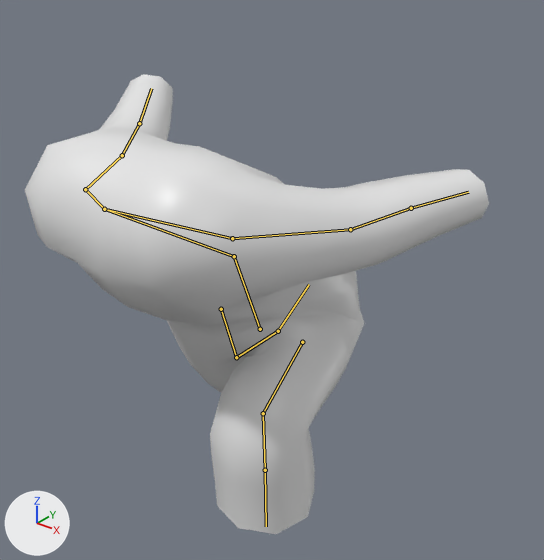
Renders of the FBX model Assets/Gameplay/Minions/minion.fbx from each side of a commit.
Before and after are seen from a 50 mm lens placed at (2.54, -3.06, 3.11), pointed at (0.13, -0.04, 1.24). The lights are fixed; the arrows at lower left show +X, +Y and +Z. Both versions are drawn at frame 8 of the action 'Running'; the numbers are the values there. The bones that bend it are drawn over the model as lines.

The first picture shows 'Minion'.
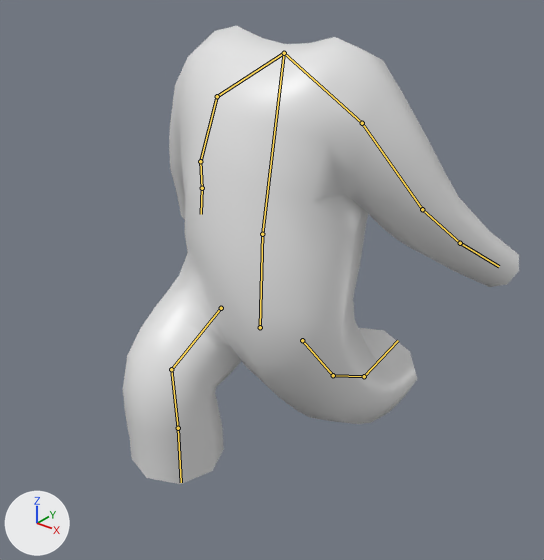
The change in detail:
Bone 'Base' (bone_base) moves from (0.0, -0.238, 0.0) to (0.0, -0.227, 0.0).
Bone 'Base' (bone_base) turns from (22, 0, 0) to (-3, 0, 0) degrees about its own x, y and z.
Bone 'Head' (bone_head) turns from (37, 0, 0) to (-8, 0, 0) degrees about its own x, y and z.
Bone 'Head R' (bone_head_r) turns from (-6, 10, -1) to (-7, 11, -1) degrees about its own x, y and z.
Bone 'ArmUpper R' (bone_armupper_r) turns from (-13, 8, -1) to (-17, 10, -2) degrees about its own x, y and z.
Bone 'ArmMid R' (bone_armmid_r) turns from (-14, 7, -1) to (-18, 9, -1) degrees about its own x, y and z.
Bone 'ArmLow R' (bone_armlow_r) turns from (4, -2, 0) to (-9, 4, 0) degrees about its own x, y and z.
Bone 'Head L' (bone_head_l) turns from (-7, -11, 1) to (-6, -10, 1) degrees about its own x, y and z.
Bone 'ArmUpper L' (bone_armupper_l) turns from (-17, -10, 1) to (-13, -8, 1) degrees about its own x, y and z.
Bone 'ArmMid L' (bone_armmid_l) turns from (-18, -8, 1) to (-14, -7, 1) degrees about its own x, y and z.
Bone 'ArmLow L' (bone_armlow_l) turns from (-8, -4, 0) to (4, 2, 0) degrees about its own x, y and z.
Bone 'LegUpper R' (bone_legupper_r) moves from (0.0, 0.245, 0.023) to (0.0, 0.237, 0.022).
Bone 'LegUpper R' (bone_legupper_r) turns from (-2, -10, 59) to (1, 6, -38) degrees about its own x, y and z.
Bone 'LegMid R' (bone_legmid_r) turns from (-2, 2, -65) to (-1, 1, -23) degrees about its own x, y and z.
Bone 'LegLow R' (bone_leglow_r) turns from (-3, -5, 5) to (2, 1, -39) degrees about its own x, y and z.
Bone 'LegUpper L' (bone_legupper_l) moves from (0.0, 0.245, -0.024) to (0.0, 0.236, -0.023).
Bone 'LegUpper L' (bone_legupper_l) turns from (-1, -5, -21) to (2, 2, 57) degrees about its own x, y and z.
Bone 'LegMid L' (bone_legmid_l) turns from (-4, -1, -70) to (-4, -1, -58) degrees about its own x, y and z.
Bone 'LegLower L' (bone_leglower_l) turns from (-1, 0, -30) to (1, 0, 2) degrees about its own x, y and z.

Changed parts and their boxes (x1, y1, x2, y2) in the pictures (544 x 560 px):
'Minion', posed (15% narrower)
    before: (25, 74, 489, 534)
    after: (123, 26, 519, 484)
bone 'Base', root to tip
    before: (260, 329) to (234, 256)
    after: (260, 327) to (262, 234)
bone 'Head', root to tip
    before: (234, 256) to (104, 209)
    after: (262, 234) to (284, 53)
bone 'Head R', root to tip
    before: (104, 209) to (232, 238)
    after: (284, 53) to (362, 123)
bone 'ArmUpper R', root to tip
    before: (232, 238) to (350, 229)
    after: (362, 123) to (422, 209)
bone 'ArmMid R', root to tip
    before: (350, 229) to (411, 208)
    after: (422, 209) to (460, 243)
bone 'ArmLow R', root to tip
    before: (411, 208) to (468, 192)
    after: (460, 243) to (499, 266)
bone 'Head L', root to tip
    before: (104, 209) to (85, 189)
    after: (284, 53) to (217, 96)
bone 'ArmUpper L', root to tip
    before: (85, 189) to (122, 155)
    after: (217, 96) to (200, 161)
bone 'ArmMid L', root to tip
    before: (122, 155) to (139, 123)
    after: (200, 161) to (202, 188)
bone 'ArmLow L', root to tip
    before: (139, 123) to (151, 88)
    after: (202, 188) to (201, 214)
bone 'LegUpper R', root to tip
    before: (302, 342) to (263, 413)
    after: (302, 340) to (333, 375)
bone 'LegMid R', root to tip
    before: (263, 413) to (265, 470)
    after: (333, 375) to (364, 376)
bone 'LegLow R', root to tip
    before: (265, 470) to (266, 526)
    after: (364, 376) to (398, 340)
bone 'LegUpper L', root to tip
    before: (221, 309) to (236, 357)
    after: (221, 308) to (171, 369)
bone 'LegMid L', root to tip
    before: (236, 357) to (278, 331)
    after: (171, 369) to (178, 428)
bone 'LegLower L', root to tip
    before: (278, 331) to (309, 284)
    after: (178, 428) to (181, 482)
